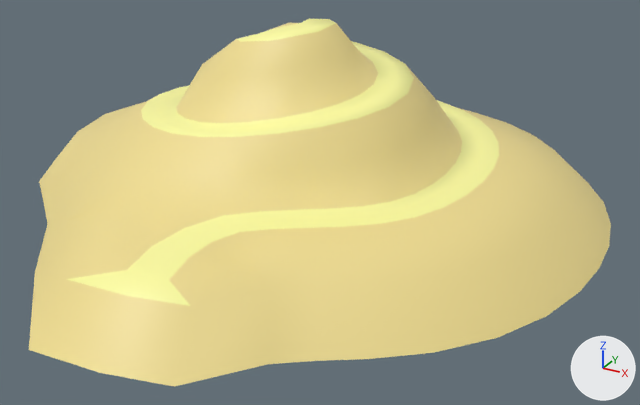
Renders of the FBX model master/Assets/Models/model_island_01.fbx from each side of a commit.
The view is the same before and after, from a camera (50 mm lens) standing at (2.32, -3.87, 1.837) and looking at (0.159, 0.058, -0.127). Lighting does not change. The marker at lower right points along +X, +Y and +Z. Where no turn or scale is listed for an object, it has been applied to the vertices.

In view in the first picture: 'island01_geo'.
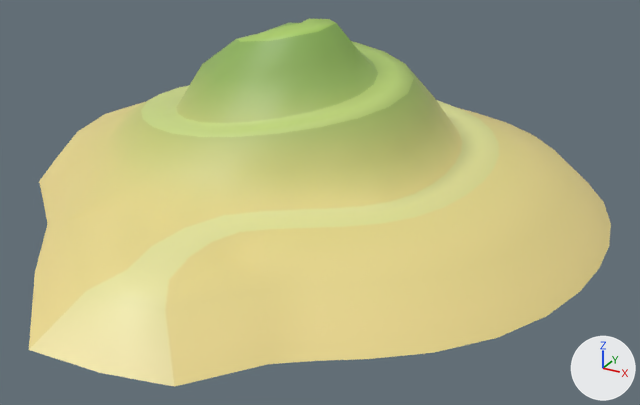
Changed parts and their boxes [x1, y1, x2, y2] in the pictures (640 x 405 px; the box of a moved part takes in the faces that stretch with it):
```json
{"object": "island01_geo", "change": "surface changed, reshaped", "before": [29, 18, 611, 387], "after": [29, 18, 611, 387]}
{"part": 1, "of": "me_mesh", "change": "moved or reshaped", "before": [29, 221, 270, 387], "after": [29, 221, 270, 387]}
{"part": 2, "of": "me_mesh", "change": "surface changed", "before": [35, 18, 611, 364], "after": [35, 18, 611, 364]}
```

The change, as JSON lines over the scene's bpy script:
```json
{"op": "add", "block": "img_texture_island_01_jpg", "code": ["img_texture_island_01_jpg = load_image('texture_island_01.jpg', '../Textures/texture_island_01.jpg', 32, 32, 'sRGB')"]}
{"op": "set", "path": "mat_lambert2.texture", "old": "img_texture_sand_01_jpg", "new": "img_texture_island_01_jpg"}
{"block": "me_mesh", "where": "me_mesh.from_pydata(...)  # 287 vertices, 287 faces; spans x -1.89..1.65, y -1.68..1.92, z -0.23..0.84"}
{"block": "me_mesh", "where": "# used by ob_island01_geo; location = (0.0, 0.0, 0.0)"}
{"block": "me_mesh", "change": "me_mesh part 1"}
{"op": "set", "path": "me_mesh.vertices[174].co", "old": "(-0.26, -1.45, 0.0)", "new": "(-0.11, -1.48, 0.0)", "note": "pixel (66, 279) -> pixel (86, 290)"}
{"op": "set", "path": "me_mesh.vertices[175].co", "old": "(0.07, -1.43, 0.0)", "new": "(0.07, -1.48, 0.0)", "note": "pixel (127, 296) -> pixel (121, 301)"}
{"op": "set", "path": "me_mesh.vertices[178].co", "old": "(0.35, -1.37, 0.0)", "new": "(0.27, -1.44, 0.0)", "note": "pixel (190, 306) -> pixel (165, 309)"}
{"block": "me_mesh", "change": "me_mesh part 2: texture (UV) coordinates of 287 of 287 faces, centred in x -1.75..1.53, y -1.56..1.8, z -0.11..0.83, changed; they spanned u 0.06..0.44, v 0.05..0.88 and now span u 0.29..0.68, v 0.09..0.98"}
```
